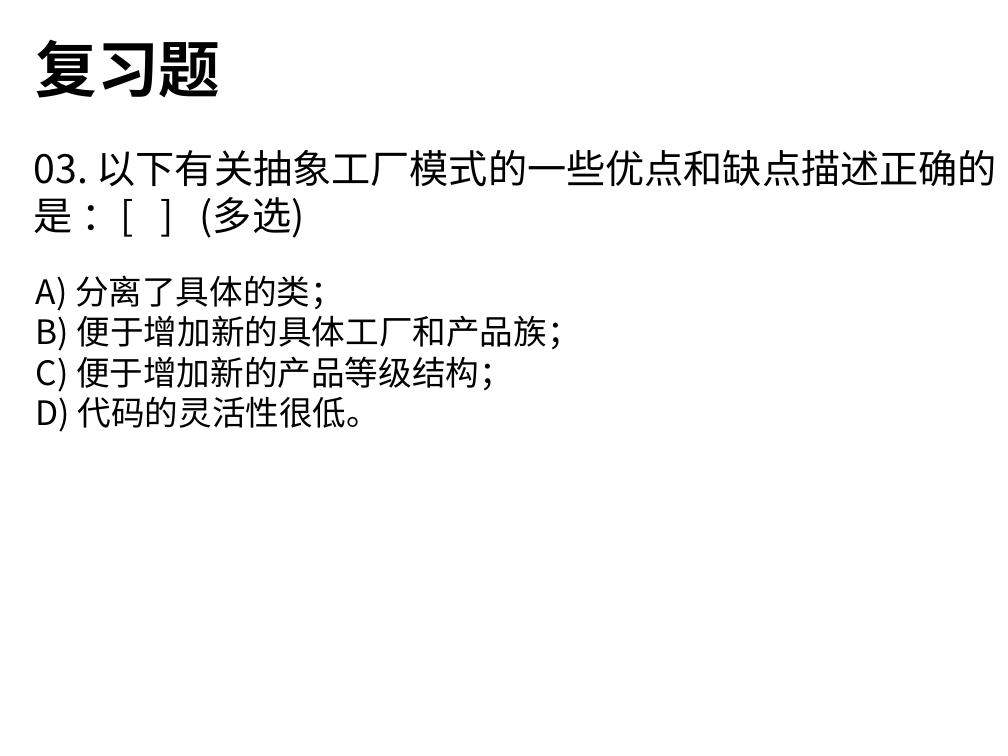
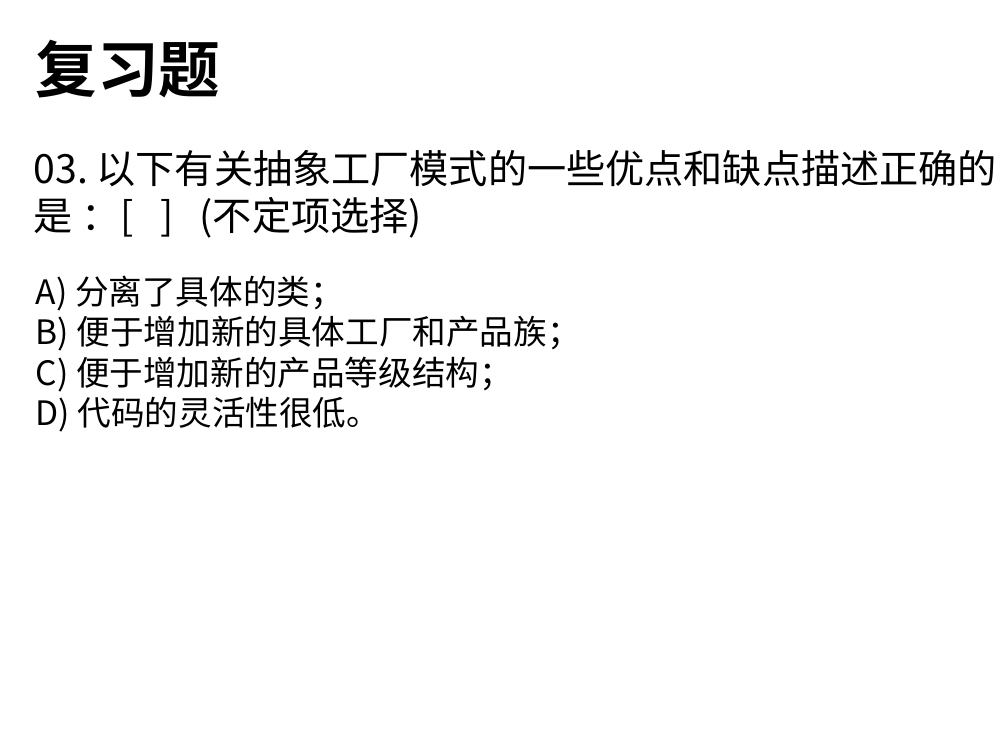
Before and after one commit to thunlp/OOP-THU, a slide deck: slide 65 of oop期末复习-2019.pptx. Drawn at 1008x756 pixels with LibreOffice and Linux fonts; fonts in the diff are those of the drawing. Boxes give left, top, right and bottom in pixels: in the first picture for what was removed or moved away, otherwise in the second. Text is boxed around its words. In the diff, an @@ line names an element or a change of style, - is before the commit and + after.

```diff
--- a/oop期末复习-2019.pptx
+++ b/oop期末复习-2019.pptx
@@ text at box(34, 150, 997, 238): text changed @@
-03. 以下有关抽象工厂模式的一些优点和缺点描述正确的是 ：[ ] (多选)
+03. 以下有关抽象工厂模式的一些优点和缺点描述正确的是 ：[ ] (不定项选择)
```
Also in this commit, not shown: 9 other slides changed, 2 slides added.
